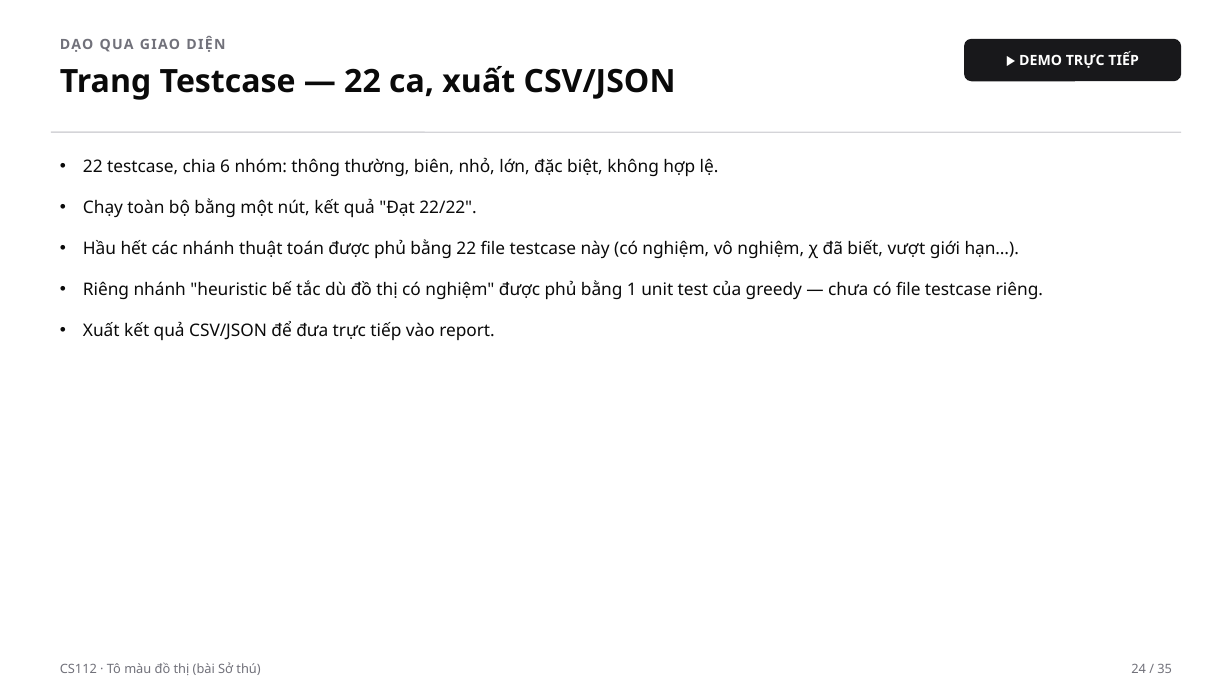
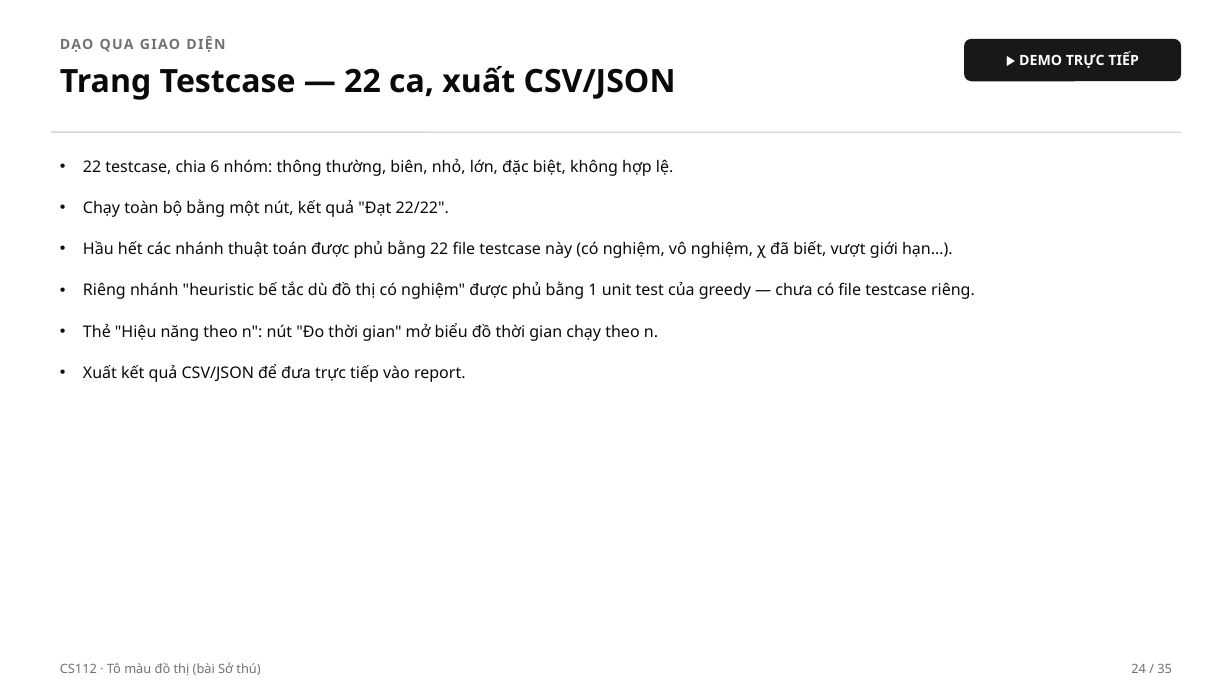
Before and after one commit to tkhieu/algorithm-visualizer, a slide deck: slide 24 of presentation/algorithm-visualizer-video.pptx. Drawn at 1232x693 pixels with LibreOffice and Linux fonts; fonts in the diff are those of the drawing. Boxes give left, top, right and bottom in pixels: in the first picture for what was removed or moved away, otherwise in the second. Text is boxed around its words. In the diff, an @@ line names an element or a change of style, - is before the commit and + after.

```diff
--- a/presentation/algorithm-visualizer-video.pptx
+++ b/presentation/algorithm-visualizer-video.pptx
@@ text at <box>83,159,975,382</box>: size 13.5 to 12.5 pt in "22 testcase, chia 6 nhóm: thông thường, ...", "Chạy toàn bộ bằng một nút, kết ...", "Hầu hết các nhánh thuật toán được ...", "Riêng nhánh "heuristic bế tắc dù đồ ..." and 1 more places @@
@@ text at <box>83,323,658,341</box>: paragraph added @@
+• Thẻ "Hiệu năng theo n": nút "Đo thời gian" mở biểu đồ thời gian chạy theo n.
```
Also in this commit, not shown: 4 other slides changed, 4 other files.
